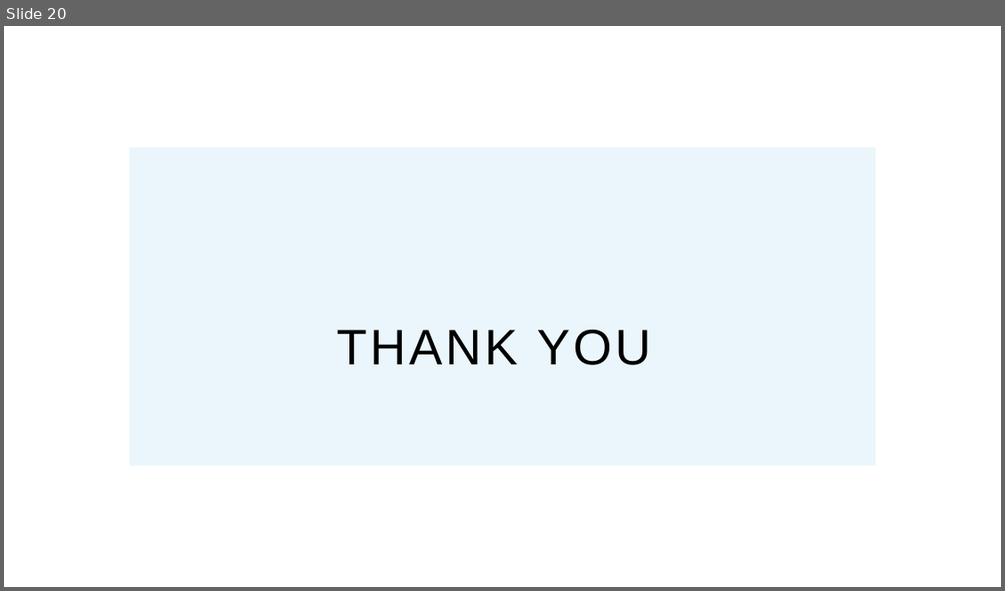
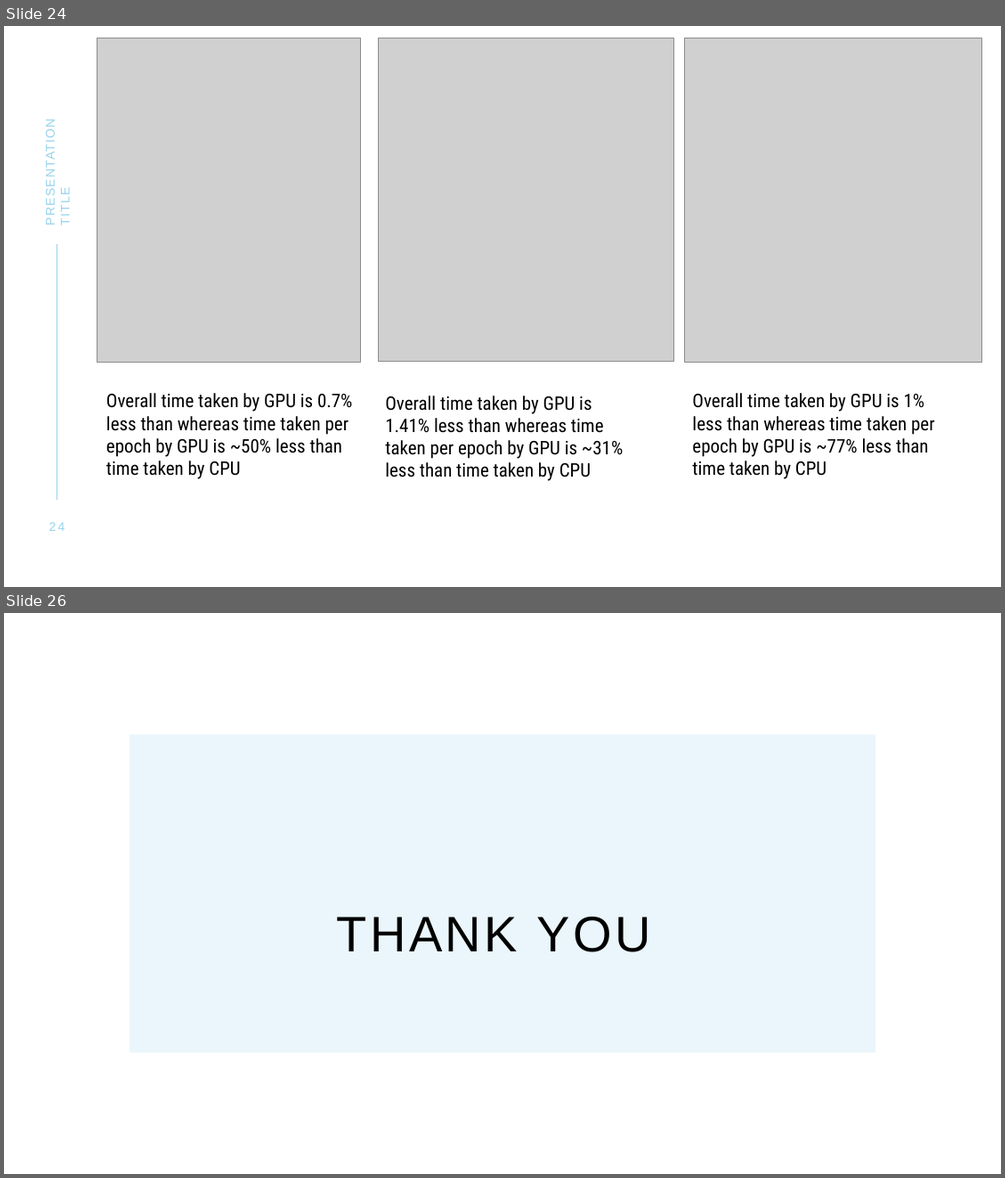
Before and after one commit to Ashirbad-Sarangi/evolutionary_algo_gpu, a slide deck: data/documents/GPU_Presentation_v2.pptx. Shown one above the other, each under a label of ours: slide 20 before the commit, slides 24 and 26 after it; the slides between them are not shown. The pictures are 1005x591 and 1005x1178 pixels, drawn with LibreOffice and Linux fonts; fonts in the diff are those of the drawing; grey boxes stand for pictures. Boxes give left, top, right and bottom in pixels: in the first picture for what was removed or moved away, otherwise in the second. Text is boxed around its words. In the diff, an @@ line names an element or a change of style, - is before the commit and + after.

```diff
--- a/data/documents/GPU_Presentation_v2.pptx
+++ b/data/documents/GPU_Presentation_v2.pptx
@@ slide 24 added at <box>4,26,1001,587</box>, background #FFFFFF @@
@@ picture added at <box>97,38,360,362</box> @@
@@ picture added at <box>378,38,674,362</box> @@
@@ picture added at <box>685,38,981,362</box> @@
@@ text added at <box>43,129,73,224</box>, 12 pt, text #96D3ED @@
+PRESENTATION TITLE
@@ line added from (57, 244) to (57, 499), #96D3ED 1 pt @@
@@ text added at <box>106,393,353,479</box>, 18 pt, text #000000 @@
+Overall time taken by GPU is 0.7% less than whereas time taken per epoch by GPU is ~50% less than time taken by CPU
@@ text added at <box>385,395,623,481</box>, 18 pt, text #000000 @@
+Overall time taken by GPU is 1.41% less than whereas time taken per epoch by GPU is ~31% less than time taken by CPU
@@ text added at <box>692,393,935,479</box>, 18 pt, text #000000 @@
+Overall time taken by GPU is 1% less than whereas time taken per epoch by GPU is ~77% less than time taken by CPU
@@ page number added at <box>49,522,65,531</box>, 12 pt, text #96D3ED @@
+24
@@ what was slide 20 is now slide 26 @@
```
Also in this commit, not shown: 6 slides changed, 11 other slides added, 6 slides removed, 15 other files.
